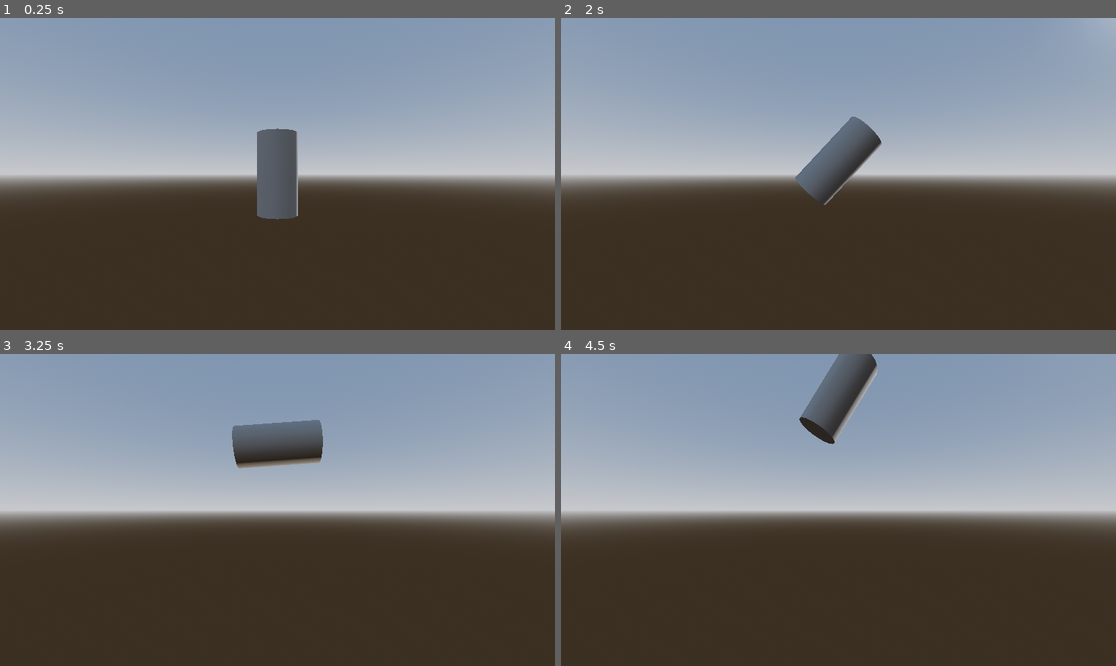
Above: before the commit, frames 1-4 (two rows, left to right).
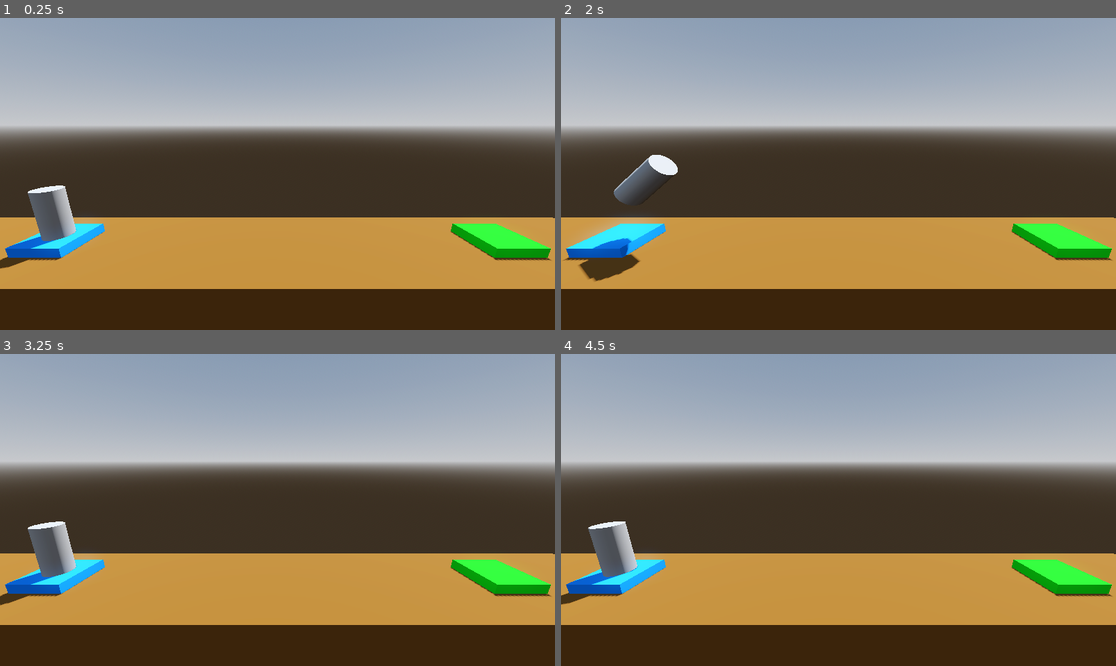
Above: after the commit, the same moments.

Repository: 253asap/projectBoost
Game: Godot game, scene res://Level/level.tscn
The game is run twice, just before and just after one commit, with the same random seed, the same clock (stepped at 60 frames per second) and the same inputs. Before the commit the project starts from res://player.tscn.
Inputs:
- Up to frame 1 (0.25 s): no input
- Up to frame 2 (2 s): tap Enter (ui_accept) at 0.5, 0.77, 0.8, 1.07, 1.35, 1.52, 1.82 s; hold Right (ui_right) 0.53-1.28 s; hold Space (boost, bound only after the commit) 0.53-1.28 s; hold Down (ui_down) from 1.28 s (still down); tap Space (boost, bound only after the commit) at 1.55 s
- Up to frame 3 (3.25 s): release Down (ui_down) at 2.03 s; hold Right (ui_right) 2.03-2.78 s; hold Space (boost, bound only after the commit) 2.03-2.78 s; tap Enter (ui_accept) at 2.3, 3.02 s; hold Up (ui_up) from 2.78 s (still down); tap Space (boost, bound only after the commit) at 2.85 s
- Up to frame 4 (4.5 s): tap Enter (ui_accept) at 3.32 s; release Up (ui_up) at 3.53 s; hold Enter (ui_accept) 3.53-4.28 s; hold Left (ui_left) from 3.53 s (still down); tap Space (boost, bound only after the commit) at 4.35 s

The runs differ from the first frame. In frame 1, 58% of the frame differs, in the area x 0-100%, y 19-100%; in frame 2, 56%; in frame 3, 57%; in frame 4, 59%, in the area x 0-100%, y 0-100%.

Commit message:
added game loop and levels

Diff:
--- /dev/null
+++ b/Level/LandingPad.gd
@@ -0,0 +1,3 @@
+extends CSGBox3D
+
+@export_file("*tscn") var file_path
--- /dev/null
+++ b/Level/level.tscn
@@ -0,0 +1,61 @@
+[gd_scene load_steps=9 format=3 uid="uid://dppfvvjsiw0x6"]
+
+[ext_resource type="Script" path="res://Level/LandingPad.gd" id="1_ce7e4"]
+[ext_resource type="PackedScene" uid="uid://ck4pj3q50i6xk" path="res://player.tscn" id="1_kieym"]
+
+[sub_resource type="ProceduralSkyMaterial" id="ProceduralSkyMaterial_arydb"]
+sky_horizon_color = Color(0.64625, 0.65575, 0.67075, 1)
+ground_horizon_color = Color(0.64625, 0.65575, 0.67075, 1)
+
+[sub_resource type="Sky" id="Sky_05xci"]
+sky_material = SubResource("ProceduralSkyMaterial_arydb")
+
+[sub_resource type="Environment" id="Environment_l2rtw"]
+background_mode = 2
+sky = SubResource("Sky_05xci")
+tonemap_mode = 2
+glow_enabled = true
+
+[sub_resource type="StandardMaterial3D" id="StandardMaterial3D_63lmp"]
+albedo_color = Color(0.435294, 0.27451, 0.0509804, 1)
+
+[sub_resource type="StandardMaterial3D" id="StandardMaterial3D_j4khx"]
+albedo_color = Color(0, 0.501961, 1, 1)
+
+[sub_resource type="StandardMaterial3D" id="StandardMaterial3D_i2a6t"]
+albedo_color = Color(0, 0.878431, 0, 1)
+
+[node name="Level" type="Node3D"]
+
+[node name="WorldEnvironment" type="WorldEnvironment" parent="."]
+environment = SubResource("Environment_l2rtw")
+
+[node name="DirectionalLight3D" type="DirectionalLight3D" parent="."]
+transform = Transform3D(-0.866023, -0.433016, 0.250001, 0, 0.499998, 0.866027, -0.500003, 0.749999, -0.43301, 0, 0, 0)
+shadow_enabled = true
+
+[node name="Floor" type="CSGBox3D" parent="." groups=["Hazard"]]
+transform = Transform3D(1, 0, 0, 0, 1, 0, 0, 0, 1, -0.274, -4, 0)
+use_collision = true
+size = Vector3(30, 8, 5)
+material = SubResource("StandardMaterial3D_63lmp")
+
+[node name="LaunchPad" type="CSGBox3D" parent="."]
+transform = Transform3D(1, 0, 0, 0, 1, 0, 0, 0, 1, -9.375, 0.2, 0)
+use_collision = true
+size = Vector3(2, 0.4, 2)
+material = SubResource("StandardMaterial3D_j4khx")
+
+[node name="LandingPad" type="CSGBox3D" parent="." groups=["Goal"]]
+transform = Transform3D(1, 0, 0, 0, 1, 0, 0, 0, 1, 9, 0.2, 0)
+use_collision = true
+size = Vector3(2, 0.4, 2)
+material = SubResource("StandardMaterial3D_i2a6t")
+script = ExtResource("1_ce7e4")
+file_path = "res://Level/level2.tscn"
+
+[node name="Camera3D" type="Camera3D" parent="."]
+transform = Transform3D(1, 0, 0, 0, 0.97237, 0.233445, 0, -0.233445, 0.97237, -0.205, 4.875, 7.725)
+
+[node name="Player" parent="." instance=ExtResource("1_kieym")]
+transform = Transform3D(1, 0, 0, 0, 1, 0, 0, 0, 1, -9.375, 1.4, 0)
--- /dev/null
+++ b/Level/level2.tscn
@@ -0,0 +1,70 @@
+[gd_scene load_steps=10 format=3 uid="uid://xu1g66tjagt5"]
+
+[ext_resource type="Script" path="res://Level/LandingPad.gd" id="1_my28t"]
+[ext_resource type="PackedScene" uid="uid://ck4pj3q50i6xk" path="res://player.tscn" id="2_n3d60"]
+
+[sub_resource type="ProceduralSkyMaterial" id="ProceduralSkyMaterial_arydb"]
+sky_horizon_color = Color(0.64625, 0.65575, 0.67075, 1)
+ground_horizon_color = Color(0.64625, 0.65575, 0.67075, 1)
+
+[sub_resource type="Sky" id="Sky_05xci"]
+sky_material = SubResource("ProceduralSkyMaterial_arydb")
+
+[sub_resource type="Environment" id="Environment_l2rtw"]
+background_mode = 2
+sky = SubResource("Sky_05xci")
+tonemap_mode = 2
+glow_enabled = true
+
+[sub_resource type="StandardMaterial3D" id="StandardMaterial3D_63lmp"]
+albedo_color = Color(0.435294, 0.27451, 0.0509804, 1)
+
+[sub_resource type="StandardMaterial3D" id="StandardMaterial3D_7k2yt"]
+albedo_color = Color(0.780392, 0, 0.0117647, 1)
+
+[sub_resource type="StandardMaterial3D" id="StandardMaterial3D_j4khx"]
+albedo_color = Color(0, 0.501961, 1, 1)
+
+[sub_resource type="StandardMaterial3D" id="StandardMaterial3D_i2a6t"]
+albedo_color = Color(0, 0.878431, 0, 1)
+
+[node name="Level" type="Node3D"]
+
+[node name="WorldEnvironment" type="WorldEnvironment" parent="."]
+environment = SubResource("Environment_l2rtw")
+
+[node name="DirectionalLight3D" type="DirectionalLight3D" parent="."]
+transform = Transform3D(-0.866023, -0.433016, 0.250001, 0, 0.499998, 0.866027, -0.500003, 0.749999, -0.43301, 0, 0, 0)
+shadow_enabled = true
+
+[node name="Floor" type="CSGBox3D" parent="." groups=["Hazard"]]
+transform = Transform3D(1, 0, 0, 0, 1, 0, 0, 0, 1, -0.274, -4, 0)
+use_collision = true
+size = Vector3(30, 8, 5)
+material = SubResource("StandardMaterial3D_63lmp")
+
+[node name="Obstacle" type="CSGBox3D" parent="." groups=["Hazard"]]
+transform = Transform3D(1, 0, 0, 0, 1, 0, 0, 0, 1, -0.274, 1.11171, 0)
+use_collision = true
+size = Vector3(3, 2, 3)
+material = SubResource("StandardMaterial3D_7k2yt")
+
+[node name="LaunchPad" type="CSGBox3D" parent="."]
+transform = Transform3D(1, 0, 0, 0, 1, 0, 0, 0, 1, -9.375, 0.2, 0)
+use_collision = true
+size = Vector3(2, 0.4, 2)
+material = SubResource("StandardMaterial3D_j4khx")
+
+[node name="LandingPad" type="CSGBox3D" parent="." groups=["Goal"]]
+transform = Transform3D(1, 0, 0, 0, 1, 0, 0, 0, 1, 9, 0.2, 0)
+use_collision = true
+size = Vector3(2, 0.4, 2)
+material = SubResource("StandardMaterial3D_i2a6t")
+script = ExtResource("1_my28t")
+file_path = "res://Level/level3.tscn"
+
+[node name="Camera3D" type="Camera3D" parent="."]
+transform = Transform3D(1, 0, 0, 0, 0.97237, 0.233445, 0, -0.233445, 0.97237, -0.205, 4.875, 7.725)
+
+[node name="Player" parent="." instance=ExtResource("2_n3d60")]
+transform = Transform3D(1, 0, 0, 0, 1, 0, 0, 0, 1, -9.375, 1.4, 0)
--- /dev/null
+++ b/Level/level3.tscn
@@ -0,0 +1,76 @@
+[gd_scene load_steps=10 format=3 uid="uid://bhfyd0j3bh3t1"]
+
+[ext_resource type="Script" path="res://Level/LandingPad.gd" id="1_kppg5"]
+[ext_resource type="PackedScene" uid="uid://ck4pj3q50i6xk" path="res://player.tscn" id="2_mo2gn"]
+
+[sub_resource type="ProceduralSkyMaterial" id="ProceduralSkyMaterial_arydb"]
+sky_horizon_color = Color(0.64625, 0.65575, 0.67075, 1)
+ground_horizon_color = Color(0.64625, 0.65575, 0.67075, 1)
+
+[sub_resource type="Sky" id="Sky_05xci"]
+sky_material = SubResource("ProceduralSkyMaterial_arydb")
+
+[sub_resource type="Environment" id="Environment_l2rtw"]
+background_mode = 2
+sky = SubResource("Sky_05xci")
+tonemap_mode = 2
+glow_enabled = true
+
+[sub_resource type="StandardMaterial3D" id="StandardMaterial3D_63lmp"]
+albedo_color = Color(0.435294, 0.27451, 0.0509804, 1)
+
+[sub_resource type="StandardMaterial3D" id="StandardMaterial3D_7k2yt"]
+albedo_color = Color(0.780392, 0, 0.0117647, 1)
+
+[sub_resource type="StandardMaterial3D" id="StandardMaterial3D_j4khx"]
+albedo_color = Color(0, 0.501961, 1, 1)
+
+[sub_resource type="StandardMaterial3D" id="StandardMaterial3D_i2a6t"]
+albedo_color = Color(0, 0.878431, 0, 1)
+
+[node name="Level" type="Node3D"]
+
+[node name="WorldEnvironment" type="WorldEnvironment" parent="."]
+environment = SubResource("Environment_l2rtw")
+
+[node name="DirectionalLight3D" type="DirectionalLight3D" parent="."]
+transform = Transform3D(-0.866023, -0.433016, 0.250001, 0, 0.499998, 0.866027, -0.500003, 0.749999, -0.43301, 0, 0, 0)
+shadow_enabled = true
+
+[node name="Floor" type="CSGBox3D" parent="." groups=["Hazard"]]
+transform = Transform3D(1, 0, 0, 0, 1, 0, 0, 0, 1, -0.274, -4, 0)
+use_collision = true
+size = Vector3(30, 8, 5)
+material = SubResource("StandardMaterial3D_63lmp")
+
+[node name="Obstacle" type="CSGBox3D" parent="." groups=["Hazard"]]
+transform = Transform3D(1, 0, 0, 0, 1, 0, 0, 0, 1, -0.274, 1.11171, 0)
+use_collision = true
+size = Vector3(3, 2, 3)
+material = SubResource("StandardMaterial3D_7k2yt")
+
+[node name="Obstacle2" type="CSGBox3D" parent="." groups=["Hazard"]]
+transform = Transform3D(1, 0, 0, 0, 1, 0, 0, 0, 1, -0.274, 7.155, 0)
+use_collision = true
+size = Vector3(3, 2, 3)
+material = SubResource("StandardMaterial3D_7k2yt")
+
+[node name="LaunchPad" type="CSGBox3D" parent="."]
+transform = Transform3D(1, 0, 0, 0, 1, 0, 0, 0, 1, -9.375, 0.2, 0)
+use_collision = true
+size = Vector3(2, 0.4, 2)
+material = SubResource("StandardMaterial3D_j4khx")
+
+[node name="LandingPad" type="CSGBox3D" parent="." groups=["Goal"]]
+transform = Transform3D(1, 0, 0, 0, 1, 0, 0, 0, 1, 9, 0.2, 0)
+use_collision = true
+size = Vector3(2, 0.4, 2)
+material = SubResource("StandardMaterial3D_i2a6t")
+script = ExtResource("1_kppg5")
+file_path = "res://Level/level.tscn"
+
+[node name="Camera3D" type="Camera3D" parent="."]
+transform = Transform3D(1, 0, 0, 0, 0.97237, 0.233445, 0, -0.233445, 0.97237, -0.205, 4.875, 7.725)
+
+[node name="Player" parent="." instance=ExtResource("2_mo2gn")]
+transform = Transform3D(1, 0, 0, 0, 1, 0, 0, 0, 1, -9.375, 1.4, 0)
--- a/Player.gd
+++ b/Player.gd
@@ -1,18 +1,31 @@
-extends Node3D
+extends RigidBody3D
+
+## How much vertical force to apply when moving
+@export_range(750.0, 3000.0) var thrust: float = 1000.0
+@export var torqueThrust: float = 100.0
 
 # Called every frame. 'delta' is the elapsed time since the previous frame.
 func _process(delta: float) -> void:
-	if Input.is_action_pressed("ui_accept"):
-		position.y += delta
+	if Input.is_action_pressed("boost"):
+		apply_central_force(basis.y * delta * thrust)
 
-	if Input.is_action_pressed("ui_left"):
-		rotate_z(delta)
+	if Input.is_action_pressed("rotateLeft"):
+		apply_torque(Vector3(0.0, 0.0, torqueThrust * delta))
 
-	if Input.is_action_pressed("ui_right"):
-		rotate_z(-delta)
+	if Input.is_action_pressed("rotateRight"):
+		apply_torque(Vector3(0.0, 0.0, -torqueThrust * delta))
 
-	if Input.is_action_pressed("ui_up"):
-		position.y += delta
 
-	if Input.is_action_pressed("ui_down"):
-		position.y -= delta
+func _on_body_entered(body: Node) -> void:
+	if "Goal" in body.get_groups():
+		completeLevel(body.file_path)
+	if "Hazard" in body.get_groups():
+		crashSequence()
+
+func crashSequence() -> void:
+	print("You lose")
+	get_tree().reload_current_scene()
+
+func completeLevel(next_level_file: String) -> void:
+	print("winner winner chicken dinner")
+	get_tree().change_scene_to_file(next_level_file)
--- a/level.tscn
+++ /dev/null
@@ -1,30 +0,0 @@
-[gd_scene load_steps=4 format=3 uid="uid://b6pnf2ej2rkjk"]
-
-[sub_resource type="StandardMaterial3D" id="StandardMaterial3D_63lmp"]
-albedo_color = Color(0.435294, 0.27451, 0.0509804, 1)
-
-[sub_resource type="StandardMaterial3D" id="StandardMaterial3D_j4khx"]
-albedo_color = Color(0, 0.501961, 1, 1)
-
-[sub_resource type="StandardMaterial3D" id="StandardMaterial3D_i2a6t"]
-albedo_color = Color(0, 0.878431, 0, 1)
-
-[node name="Level" type="Node3D"]
-
-[node name="Floor" type="CSGBox3D" parent="."]
-transform = Transform3D(1, 0, 0, 0, 1, 0, 0, 0, 1, -0.274, -4, 0)
-use_collision = true
-size = Vector3(30, 8, 5)
-material = SubResource("StandardMaterial3D_63lmp")
-
-[node name="LaunchPad" type="CSGBox3D" parent="."]
-transform = Transform3D(1, 0, 0, 0, 1, 0, 0, 0, 1, -13, 0.2, 0)
-use_collision = true
-size = Vector3(2, 0.4, 2)
-material = SubResource("StandardMaterial3D_j4khx")
-
-[node name="LandingPad" type="CSGBox3D" parent="."]
-transform = Transform3D(1, 0, 0, 0, 1, 0, 0, 0, 1, 13, 0.2, 0)
-use_collision = true
-size = Vector3(2, 0.4, 2)
-material = SubResource("StandardMaterial3D_i2a6t")
--- a/player.tscn
+++ b/player.tscn
@@ -1,35 +1,25 @@
-[gd_scene load_steps=6 format=3 uid="uid://ck4pj3q50i6xk"]
+[gd_scene load_steps=4 format=3 uid="uid://ck4pj3q50i6xk"]
 
 [ext_resource type="Script" path="res://Player.gd" id="1_7beyc"]
 
-[sub_resource type="ProceduralSkyMaterial" id="ProceduralSkyMaterial_lwqal"]
-sky_horizon_color = Color(0.64625, 0.65575, 0.67075, 1)
-ground_horizon_color = Color(0.64625, 0.65575, 0.67075, 1)
-
-[sub_resource type="Sky" id="Sky_olujg"]
-sky_material = SubResource("ProceduralSkyMaterial_lwqal")
-
-[sub_resource type="Environment" id="Environment_4iatq"]
-background_mode = 2
-sky = SubResource("Sky_olujg")
-tonemap_mode = 2
-glow_enabled = true
-
 [sub_resource type="CylinderMesh" id="CylinderMesh_svoxy"]
 
-[node name="Player" type="Node3D"]
+[sub_resource type="CylinderShape3D" id="CylinderShape3D_euqyw"]
+
+[node name="Player" type="RigidBody3D"]
+axis_lock_linear_z = true
+axis_lock_angular_x = true
+axis_lock_angular_y = true
+max_contacts_reported = 10
+contact_monitor = true
+linear_damp = 1.0
+angular_damp = 3.0
 script = ExtResource("1_7beyc")
-
-[node name="WorldEnvironment" type="WorldEnvironment" parent="."]
-environment = SubResource("Environment_4iatq")
-
-[node name="DirectionalLight3D" type="DirectionalLight3D" parent="."]
-transform = Transform3D(-0.866025, -0.433013, 0.25, 0, 0.5, 0.866025, -0.5, 0.75, -0.433013, 0, 0, 0)
-shadow_enabled = true
 
 [node name="MeshInstance3D" type="MeshInstance3D" parent="."]
 mesh = SubResource("CylinderMesh_svoxy")
 
-[node name="Camera3D" type="Camera3D" parent="."]
-transform = Transform3D(1, 0, 0, 0, 1, 0, 0, 0, 1, 0, 0, 5)
-top_level = true
+[node name="CollisionShape3D" type="CollisionShape3D" parent="."]
+shape = SubResource("CylinderShape3D_euqyw")
+
+[connection signal="body_entered" from="." to="." method="_on_body_entered"]
--- a/project.godot
+++ b/project.godot
@@ -11,6 +11,27 @@
 [application]
 
 config/name="ProjectBoost"
-run/main_scene="res://player.tscn"
+run/main_scene="res://Level/level.tscn"
 config/features=PackedStringArray("4.2", "Forward Plus")
 config/icon="res://icon.svg"
+
+[input]
+
+boost={
+"deadzone": 0.5,
+"events": [Object(InputEventKey,"resource_local_to_scene":false,"resource_name":"","device":-1,"window_id":0,"alt_pressed":false,"shift_pressed":false,"ctrl_pressed":false,"meta_pressed":false,"pressed":false,"keycode":0,"physical_keycode":32,"key_label":0,"unicode":32,"echo":false,"script":null)
+, Object(InputEventKey,"resource_local_to_scene":false,"resource_name":"","device":-1,"window_id":0,"alt_pressed":false,"shift_pressed":false,"ctrl_pressed":false,"meta_pressed":false,"pressed":false,"keycode":0,"physical_keycode":87,"key_label":0,"unicode":119,"echo":false,"script":null)
+]
+}
+rotateLeft={
+"deadzone": 0.5,
+"events": [Object(InputEventKey,"resource_local_to_scene":false,"resource_name":"","device":-1,"window_id":0,"alt_pressed":false,"shift_pressed":false,"ctrl_pressed":false,"meta_pressed":false,"pressed":false,"keycode":0,"physical_keycode":65,"key_label":0,"unicode":97,"echo":false,"script":null)
+, Object(InputEventKey,"resource_local_to_scene":false,"resource_name":"","device":-1,"window_id":0,"alt_pressed":false,"shift_pressed":false,"ctrl_pressed":false,"meta_pressed":false,"pressed":false,"keycode":0,"physical_keycode":4194319,"key_label":0,"unicode":0,"echo":false,"script":null)
+]
+}
+rotateRight={
+"deadzone": 0.5,
+"events": [Object(InputEventKey,"resource_local_to_scene":false,"resource_name":"","device":-1,"window_id":0,"alt_pressed":false,"shift_pressed":false,"ctrl_pressed":false,"meta_pressed":false,"pressed":false,"keycode":0,"physical_keycode":68,"key_label":0,"unicode":100,"echo":false,"script":null)
+, Object(InputEventKey,"resource_local_to_scene":false,"resource_name":"","device":-1,"window_id":0,"alt_pressed":false,"shift_pressed":false,"ctrl_pressed":false,"meta_pressed":false,"pressed":false,"keycode":0,"physical_keycode":4194321,"key_label":0,"unicode":0,"echo":false,"script":null)
+]
+}
